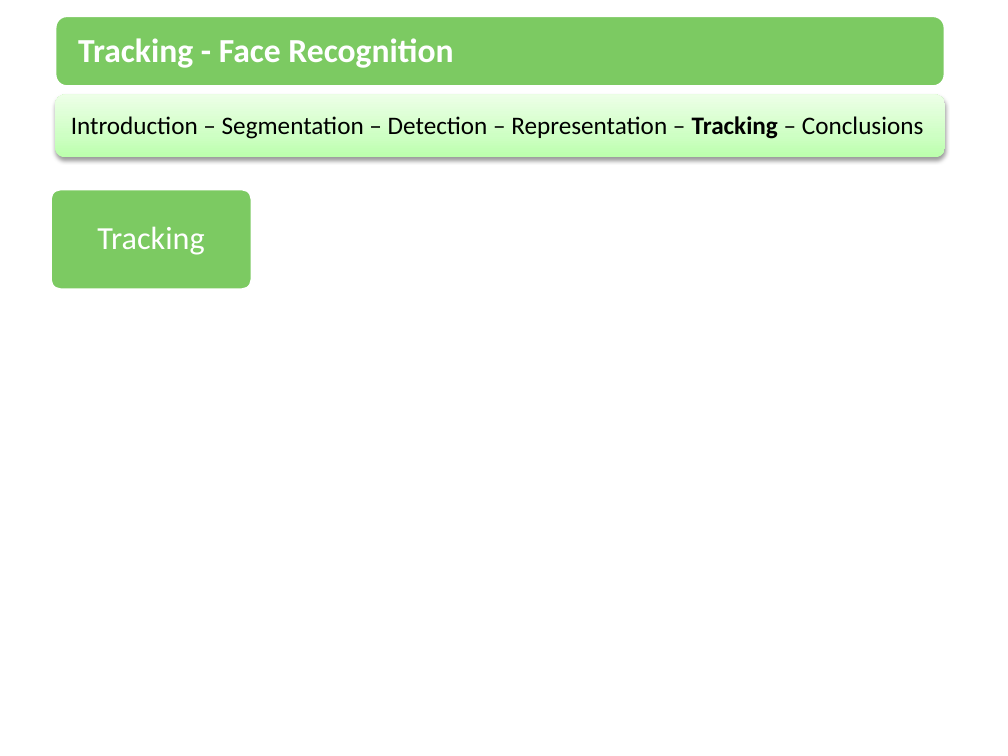
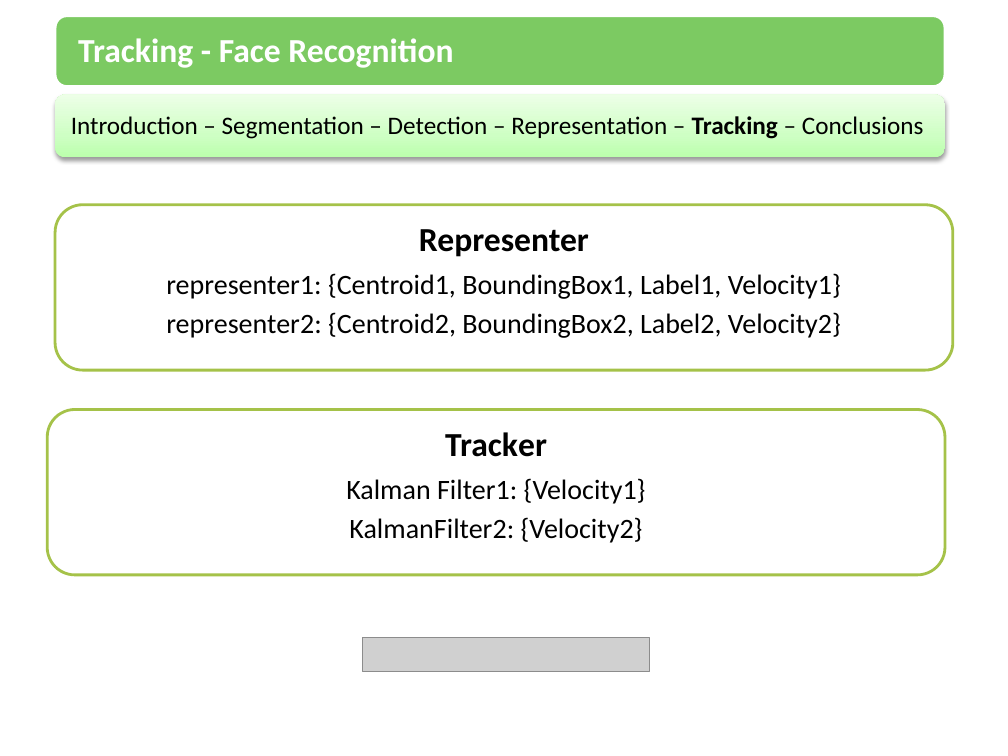
Before and after one commit to amounir86/mcvai-tracking, a slide deck: slide 15 of trunk/Presentation/Tracking.pptx (slide 8 before the commit). Drawn at 1008x756 pixels with LibreOffice and Linux fonts; fonts in the diff are those of the drawing; grey boxes stand for pictures. Boxes give left, top, right and bottom in pixels: in the first picture for what was removed or moved away, otherwise in the second. Text is boxed around its words. In the diff, an @@ line names an element or a change of style, - is before the commit and + after.

```diff
--- a/trunk/Presentation/Tracking.pptx
+++ b/trunk/Presentation/Tracking.pptx
@@ rounded rectangle removed at (x1=50, y1=188, x2=252, y2=289) @@
@@ rounded rectangle added at (x1=55, y1=205, x2=954, y2=370), fill #FFFFFF, outline #A5C249 2 pt, 20 pt, text #000000 @@
+Representer
+representer1: {Centroid1, BoundingBox1, Label1, Velocity1}
+representer2: {Centroid2, BoundingBox2, Label2, Velocity2}
@@ text removed at (x1=97, y1=226, x2=204, y2=255) @@
-Tracking
@@ rounded rectangle added at (x1=47, y1=409, x2=946, y2=575), fill #FFFFFF, outline #A5C249 2 pt, 20 pt, text #000000 @@
+Tracker
+Kalman Filter1: {Velocity1}
+KalmanFilter2: {Velocity2}
@@ picture added at (x1=362, y1=638, x2=649, y2=671) @@
```
Also in this commit, not shown: 2 other slides changed, 11 slides added, 1 slide removed.
